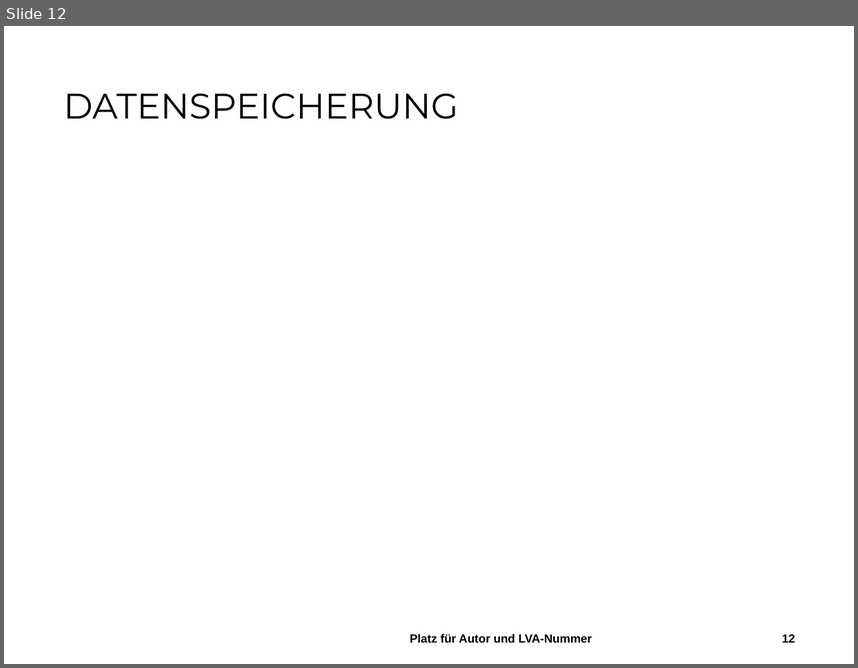
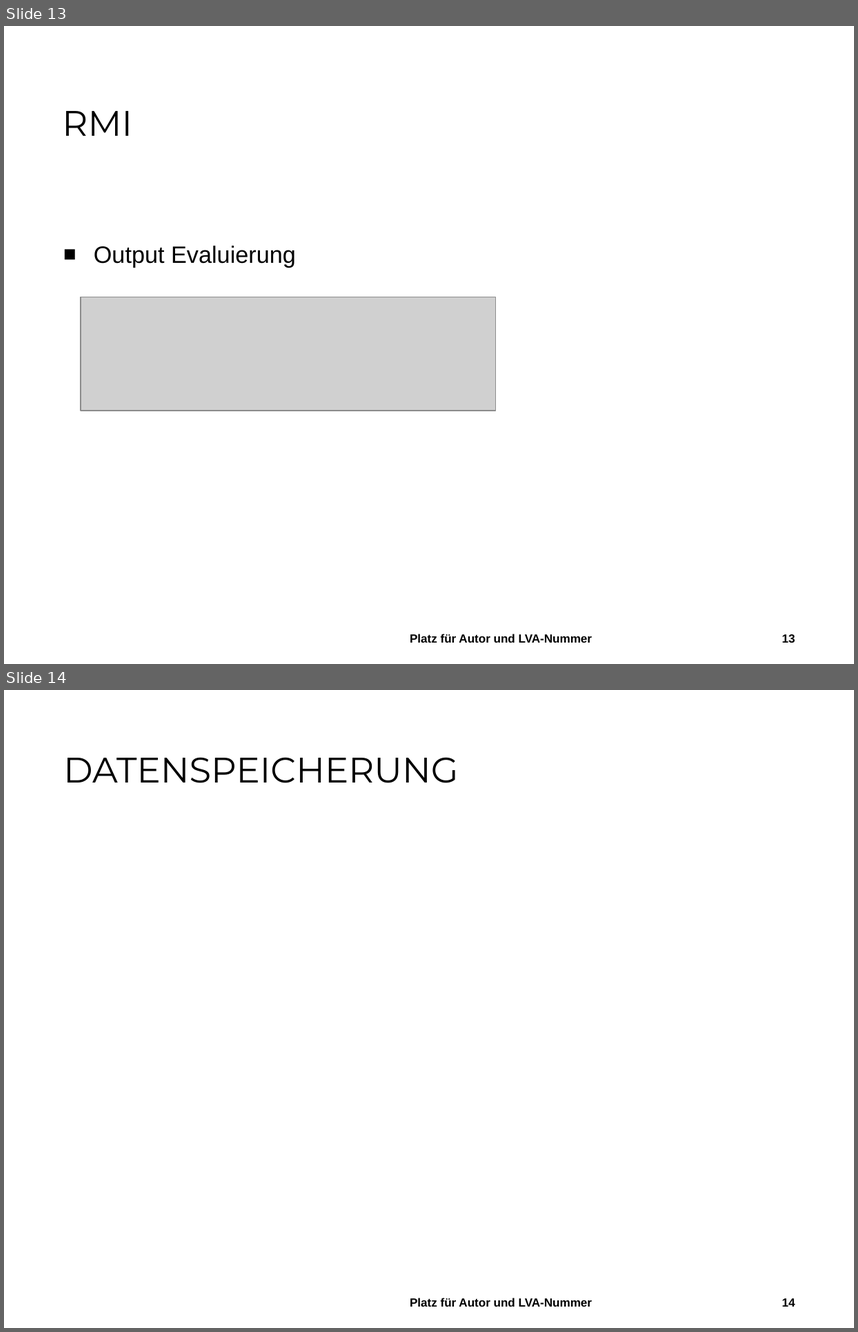
Before and after one commit to aistleithnera/258321_DKE_PR, a slide deck: Dokumente/Abschlusspräsentation/Abschlusspräsentation.pptx. Shown one above the other, each under a label of ours: slide 12 before the commit, slides 13 and 14 after it. The pictures are 858x668 and 858x1332 pixels, drawn with LibreOffice and Linux fonts; fonts in the diff are those of the drawing; grey boxes stand for pictures; background and template pictures are left out. Boxes give left, top, right and bottom in pixels: in the first picture for what was removed or moved away, otherwise in the second. Text is boxed around its words. In the diff, an @@ line names an element or a change of style, - is before the commit and + after.

```diff
--- a/Dokumente/Abschlusspräsentation/Abschlusspräsentation.pptx
+++ b/Dokumente/Abschlusspräsentation/Abschlusspräsentation.pptx
@@ slide 13 added at [4,26,854,664], background #FFFFFF @@
@@ title added at [62,111,132,136], 30 pt, text #000000 @@
+RMI
@@ text added at [94,245,296,267], 20 pt, text #000000 @@
+■ Output Evaluierung
@@ picture added at [81,297,495,410] @@
@@ text added at [410,633,592,642], 10 pt, text #000000, bold @@
+Platz für Autor und LVA-Nummer
@@ page number added at [782,634,795,642], 10 pt, text #000000, bold @@
+13
@@ what was slide 12 is now slide 14 @@
@@ page number at [782,1298,795,1306]: text changed @@
-12
+14
```
Also in this commit, not shown: 1 slide changed, 1 other slide added.
